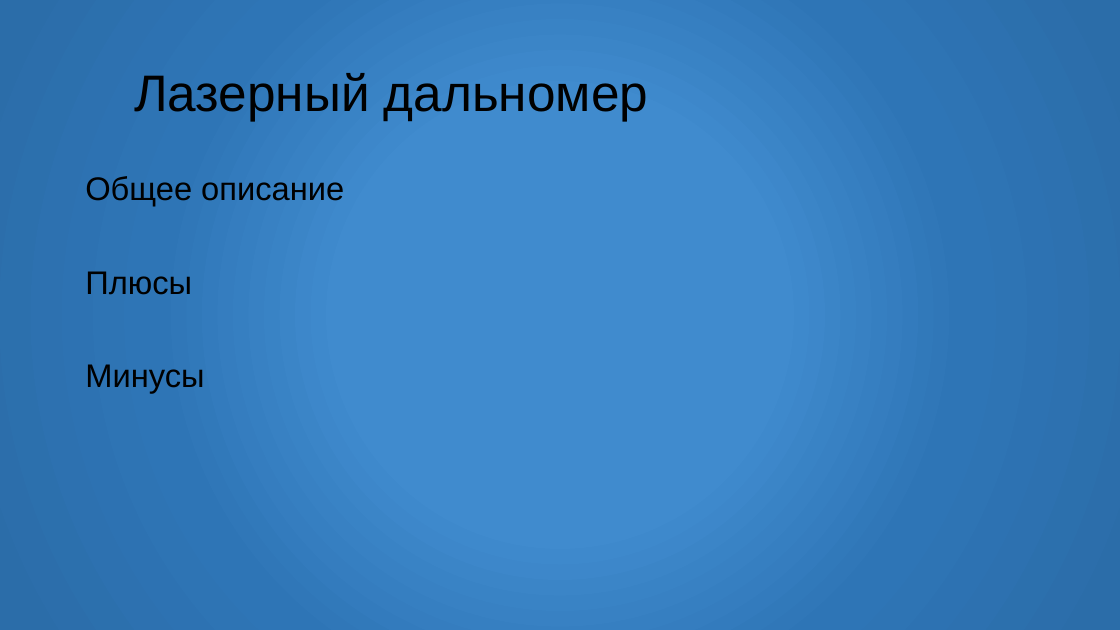
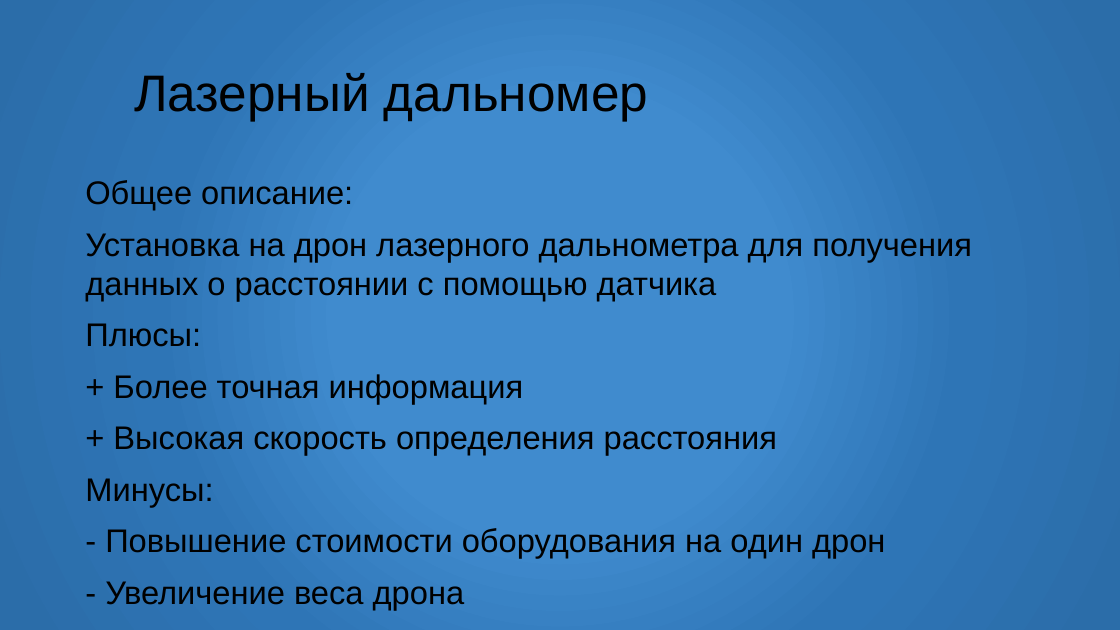
Before and after one commit to Ahimenes17/Airton-2024.10, a slide deck: slide 5 of Мастера Воздушного Кода.pptx. Drawn at 1120x630 pixels with LibreOffice and Linux fonts; fonts in the diff are those of the drawing; background and template pictures are left out. Boxes give left, top, right and bottom in pixels: in the first picture for what was removed or moved away, otherwise in the second. Text is boxed around its words. In the diff, an @@ line names an element or a change of style, - is before the commit and + after.

```diff
--- a/Мастера Воздушного Кода.pptx
+++ b/Мастера Воздушного Кода.pptx
@@ text at <box>85,180,972,558</box>: text changed @@
-Общее описание
-Плюсы
-Минусы
+Общее описание:
+Установка на дрон лазерного дальнометра для получения данных о расстоянии с помощью датчика
+Плюсы:
++ Более точная информация
++ Высокая скорость определения расстояния
+Минусы:
+- Повышение стоимости оборудования на один дрон
+- Увеличение веса дрона
```
Also in this commit, not shown: 7 other slides changed.
